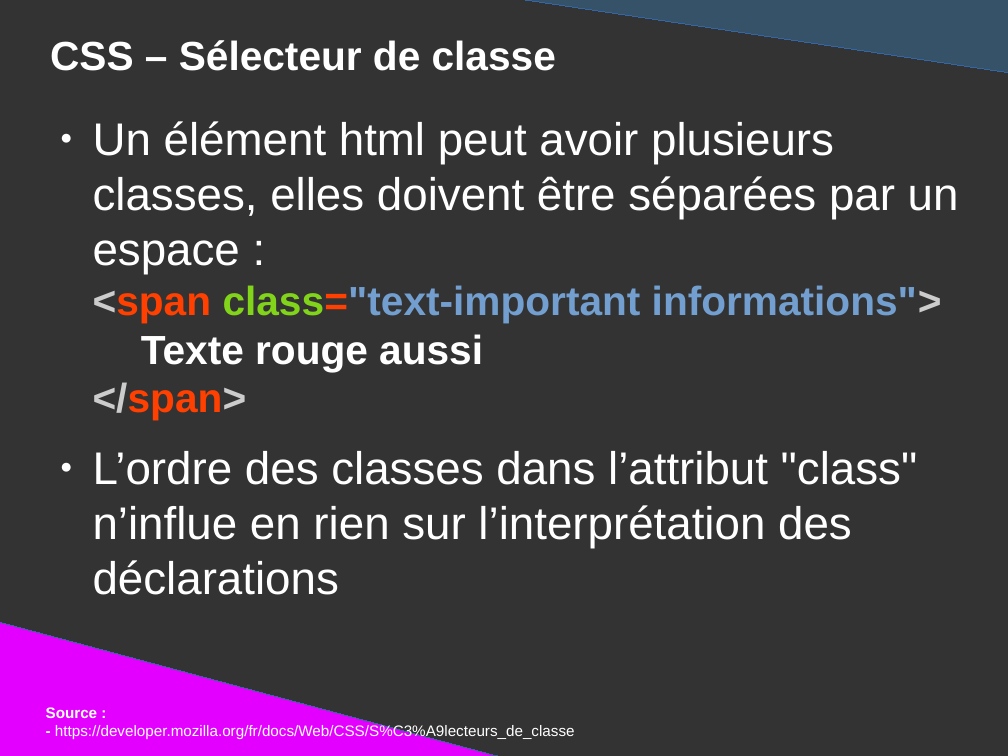
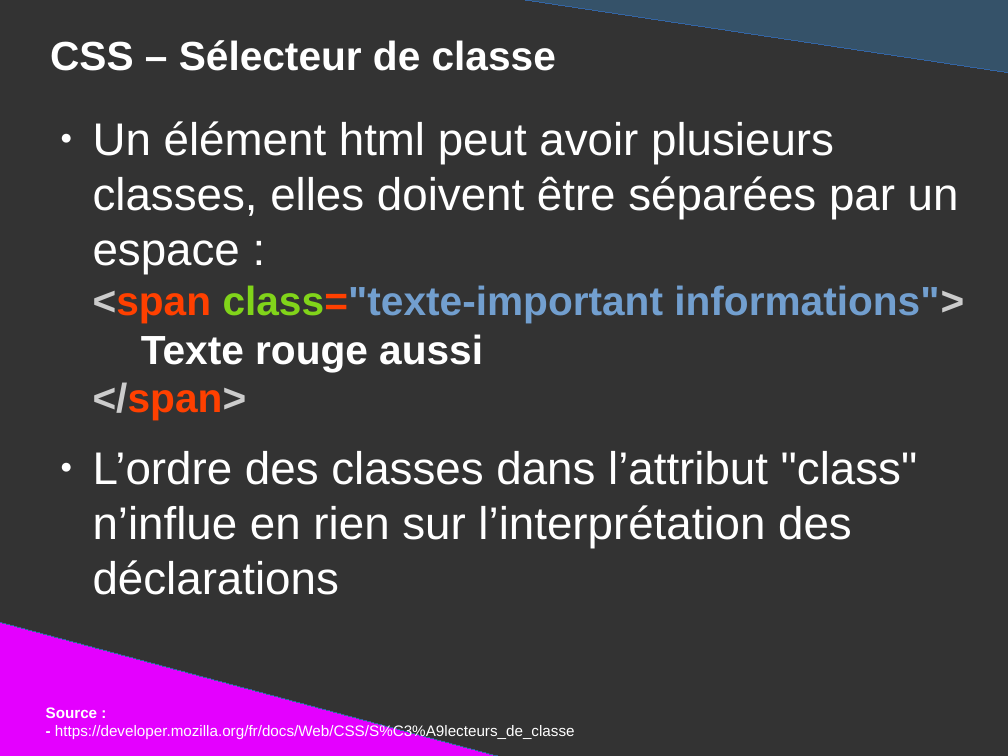
Before and after one commit to DanYellow/presentations, a slide deck: slide 87 of mmi/html/travaux-pratiques/numero-1/presentation.odp. Drawn at 1008x756 pixels with LibreOffice and Linux fonts; fonts in the diff are those of the drawing. Boxes give left, top, right and bottom in pixels: in the first picture for what was removed or moved away, otherwise in the second. Text is boxed around its words. In the diff, an @@ line names an element or a change of style, - is before the commit and + after.

```diff
--- a/mmi/html/travaux-pratiques/numero-1/presentation.odp
+++ b/mmi/html/travaux-pratiques/numero-1/presentation.odp
@@ text at <box>93,121,964,420</box>: text changed @@
-● Un élément html peut avoir plusieurs classes, elles doivent être séparées par un espace :
-  <span class="text-important informations">
-  Texte rouge aussi
-  </span>
+● Un élément html peut avoir plusieurs classes, elles doivent être séparées par un espace :
+  <span class="texte-important informations">
+  Texte rouge aussi
+  </span>
```
Also in this commit, not shown: 6 other slides changed, 8 other files.
